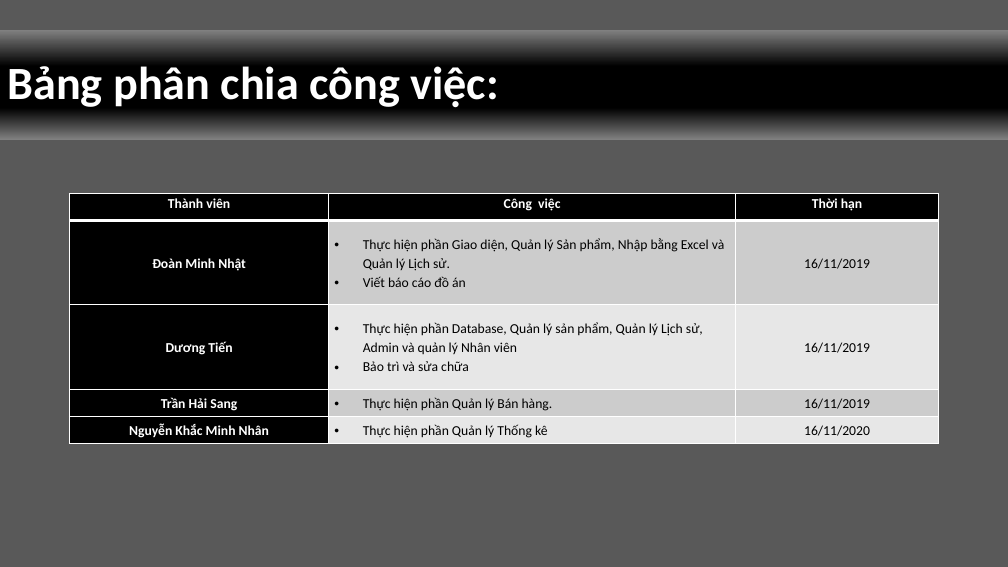
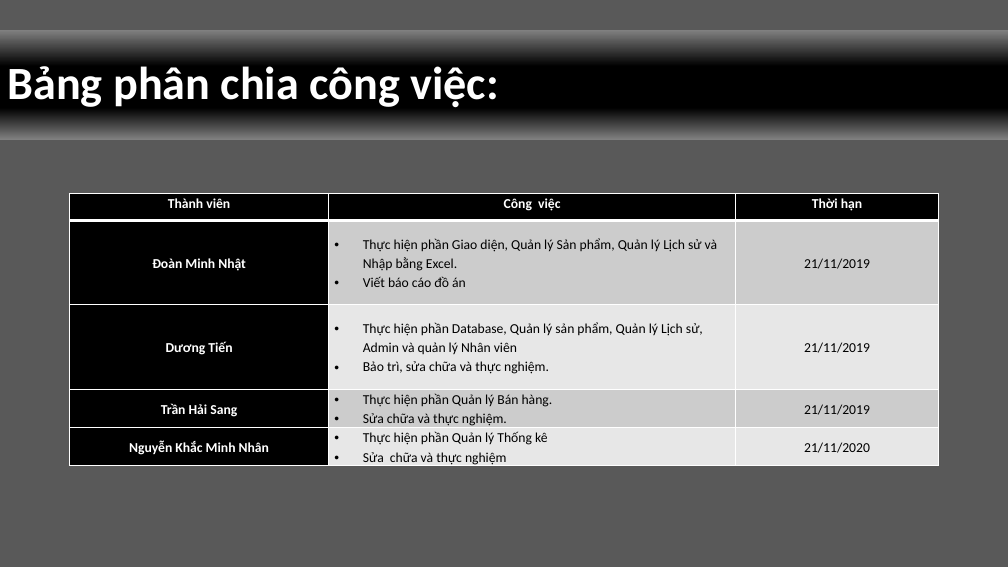
Before and after one commit to justintrann/CNPM, a slide deck: slide 3 of Documents/Report.pptx. Drawn at 1008x567 pixels with LibreOffice and Linux fonts; fonts in the diff are those of the drawing. Boxes give left, top, right and bottom in pixels: in the first picture for what was removed or moved away, otherwise in the second. Text is boxed around its words. In the diff, an @@ line names an element or a change of style, - is before the commit and + after.

```diff
--- a/Documents/Report.pptx
+++ b/Documents/Report.pptx
@@ table at [70,194,939,469] @@
-row 2, column 2: Thực hiện phần Giao diện, Quản lý Sản phẩm, Nhập bằng Excel và Quản lý Lịch sử. / Viết báo cáo đồ án
+row 2, column 2: Thực hiện phần Giao diện, Quản lý Sản phẩm, Quản lý Lịch sử và Nhập bằng Excel. / Viết báo cáo đồ án
-row 2, column 3: 16/11/2019
+row 2, column 3: 21/11/2019
-row 3, column 2: Thực hiện phần Database, Quản lý sản phẩm, Quản lý Lịch sử, Admin và quản lý Nhân viên / Bảo trì và sửa chữa
+row 3, column 2: Thực hiện phần Database, Quản lý sản phẩm, Quản lý Lịch sử, Admin và quản lý Nhân viên / Bảo trì, sửa chữa và thực nghiệm.
-row 3, column 3: 16/11/2019
+row 3, column 3: 21/11/2019
-row 4, column 2: Thực hiện phần Quản lý Bán hàng.
+row 4, column 2: Thực hiện phần Quản lý Bán hàng. / Sửa chữa và thực nghiệm.
-row 4, column 3: 16/11/2019
+row 4, column 3: 21/11/2019
-row 5, column 2: Thực hiện phần Quản lý Thống kê
+row 5, column 2: Thực hiện phần Quản lý Thống kê / Sửa chữa và thực nghiệm
-row 5, column 3: 16/11/2020
+row 5, column 3: 21/11/2020
```
Also in this commit, not shown: 4 other slides changed, 1 other file.
